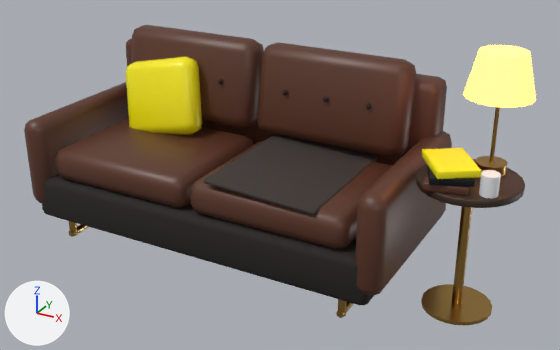
An edit to the glTF model simulator/godot/assets/sofa.glb, drawn before and after from the same camera.
Before and after are seen from a camera (50 mm lens) standing at (1.54, -2.73, 1.75) and looking at (0.05, -0.02, 0.39). Arrows for +X, +Y and +Z are at lower left; the lights stay in place. The older version comes first. Vertices at exactly the same position are counted once.

Names of what the first picture shows: 'Body'.
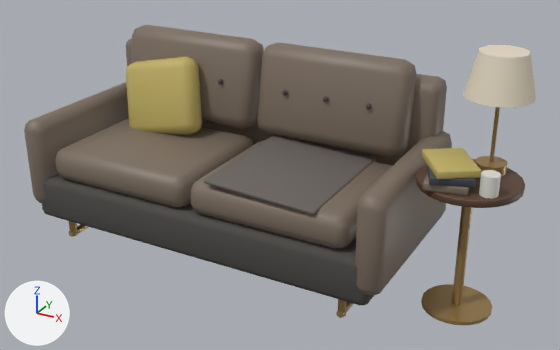
Boxes (x1, y1, x2, y2) around the edits, measured in the pictures (560 x 350 px):
'Body', recoloured, surface changed (lighter): (24, 25, 536, 325) in both
part 1 of me_body_029, recoloured: (126, 57, 481, 179) in both
part 2 of me_body_029, recoloured (darker): (463, 45, 536, 108) in both

The change in detail:
Material 'LeatherWarm' (mat_leatherwarm) changes colour from brown #5a3424 to brown #7d6f62; in linear values from (0.102, 0.0343, 0.0176) to (0.205, 0.159, 0.122).
In material 'Brass' (mat_brass), metallic goes from 1.0 to 0.5.
Material 'FabricDark' (mat_fabricdark) changes colour from black #221d1b to dark grey #4d4a47; in linear values from (0.016, 0.0123, 0.011) to (0.0742, 0.0685, 0.063).
Material 'Fabric' (mat_fabric) changes colour from dark grey #3b3330 to dark grey #6b6560; in linear values from (0.0437, 0.0331, 0.0296) to (0.147, 0.13, 0.117).
Material 'Ochre' (mat_ochre) is new.
Its base color is (0.521, 0.423, 0.122) (yellow #bfae62).
Its roughness is 0.6.
Material 'Lampshade' (mat_lampshade) is new.
Its base color is (0.768, 0.687, 0.539) (pale yellow #e3d8c2).
Its roughness is 0.7.
me_body_029 has 1204 vertices, 2280 faces and spans x -1.08..1.08, y -0.41..0.44, z 0.0..1.03.
me_body_029 is used by ob_body; location (0.0, 0.0, 0.0).
me_body_029 part 1: all 216 faces that had it switch from mat_yellowpaint (yellow #fcee0a) to mat_ochre (yellow #bfae62).
me_body_029 part 2: all 76 faces that had it switch from mat_warmlight (orange #ffb15c, glowing orange #ffa24a) to mat_lampshade (pale yellow #e3d8c2).
